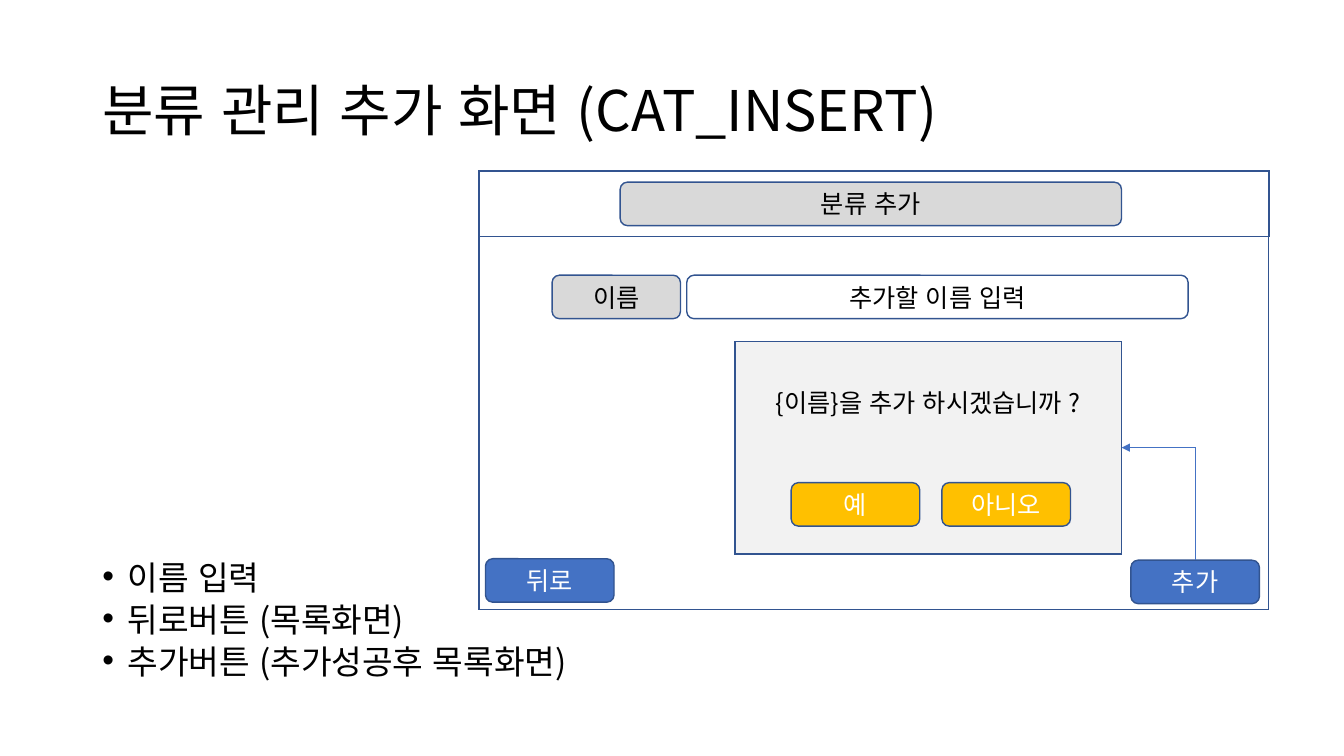
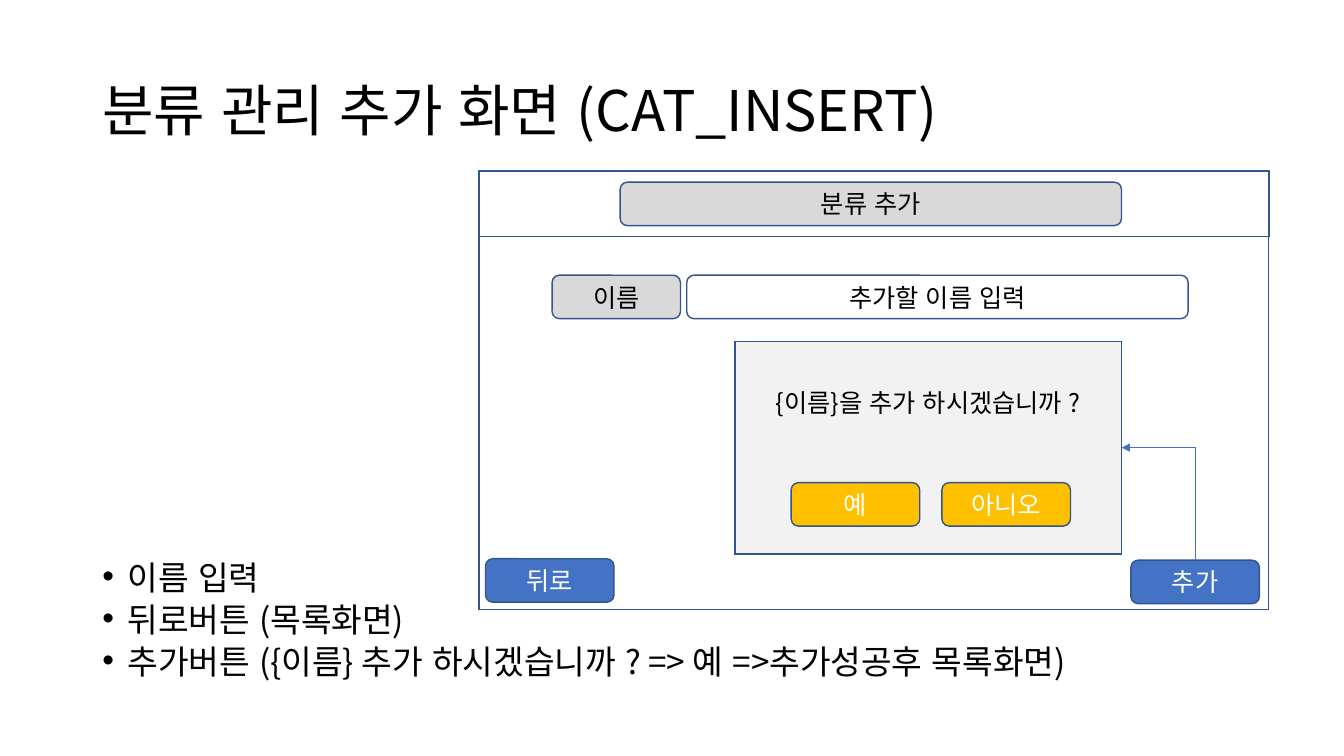
Before and after one commit to SamGiKim/sangbong3, a slide deck: slide 3 of Car_UML/분류_관리_화면.pptx. Drawn at 1344x756 pixels with LibreOffice and Linux fonts; fonts in the diff are those of the drawing. Boxes give left, top, right and bottom in pixels: in the first picture for what was removed or moved away, otherwise in the second. Text is boxed around its words. In the diff, an @@ line names an element or a change of style, - is before the commit and + after.

Commit message:
분류관리화면 수정
분류관리화면 수정

```diff
--- a/Car_UML/분류_관리_화면.pptx
+++ b/Car_UML/분류_관리_화면.pptx
@@ text at bbox=[128, 646, 1066, 681]: text changed @@
-• 추가버튼 (추가성공후 목록화면)
+• 추가버튼 ({이름} 추가 하시겠습니까 ? => 예 =>추가성공후 목록화면)
```
Also in this commit, not shown: 2 other slides changed, 1 other file.
